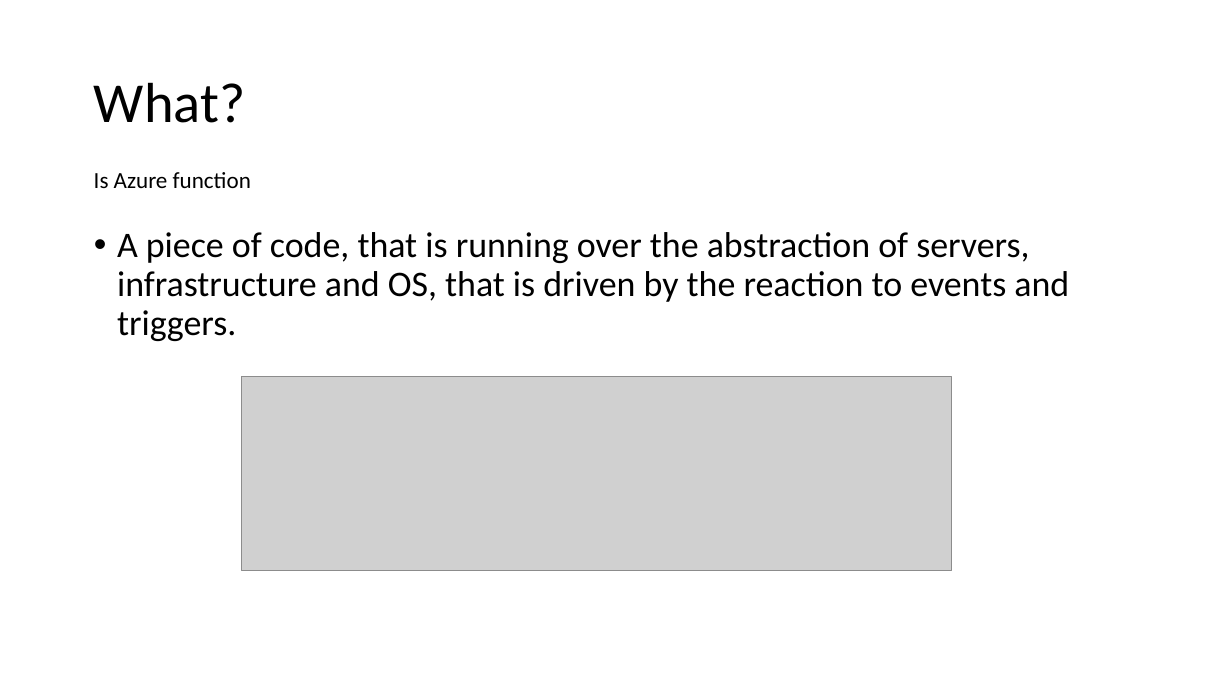
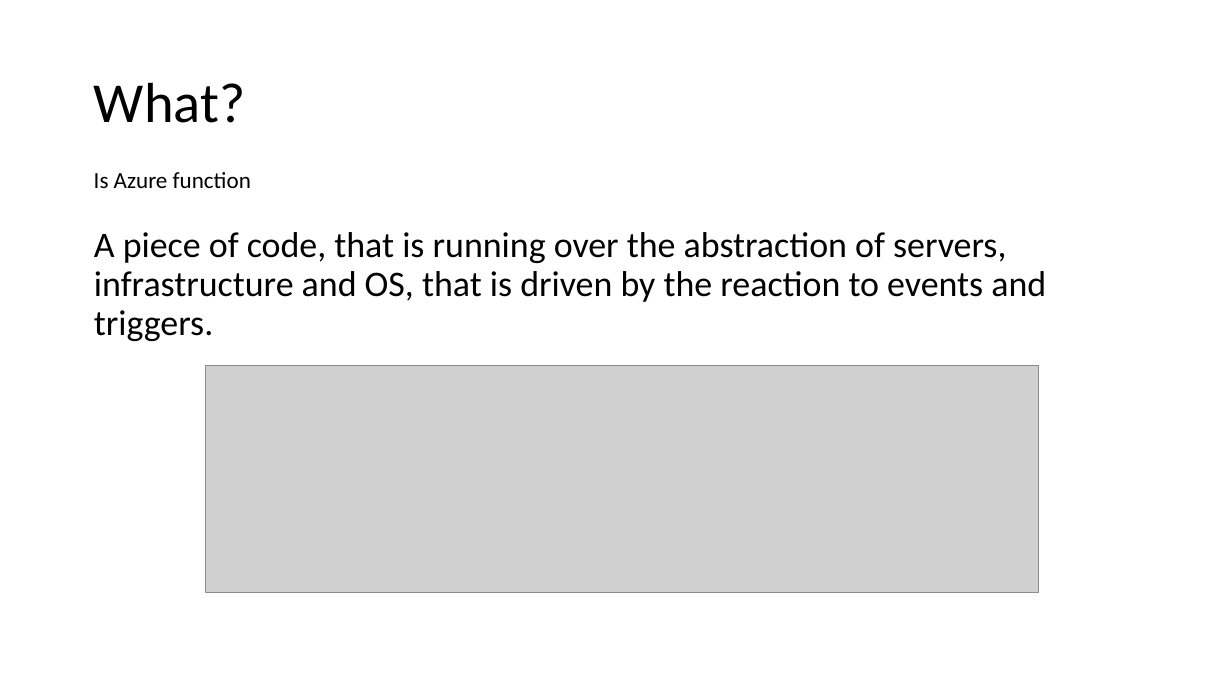
Before and after one commit to Dekorg/TrackApartmentsApp, a slide deck: slide 2 of Presentation/Azure Functions.pptx. Drawn at 1232x693 pixels with LibreOffice and Linux fonts; fonts in the diff are those of the drawing; grey boxes stand for pictures. Boxes give left, top, right and bottom in pixels: in the first picture for what was removed or moved away, otherwise in the second. Text is boxed around its words. In the diff, an @@ line names an element or a change of style, - is before the commit and + after.

```diff
--- a/Presentation/Azure Functions.pptx
+++ b/Presentation/Azure Functions.pptx
@@ text "A piece of code, that ..." at <box>94,232,1046,341</box>: bullet • to none @@
@@ picture: place and size @@
-picture at <box>241,377,952,570</box>
+picture at <box>205,365,1039,592</box>
```
Also in this commit, not shown: 4 other slides changed, 1 slide added, 2 slides removed, 1 other file.
